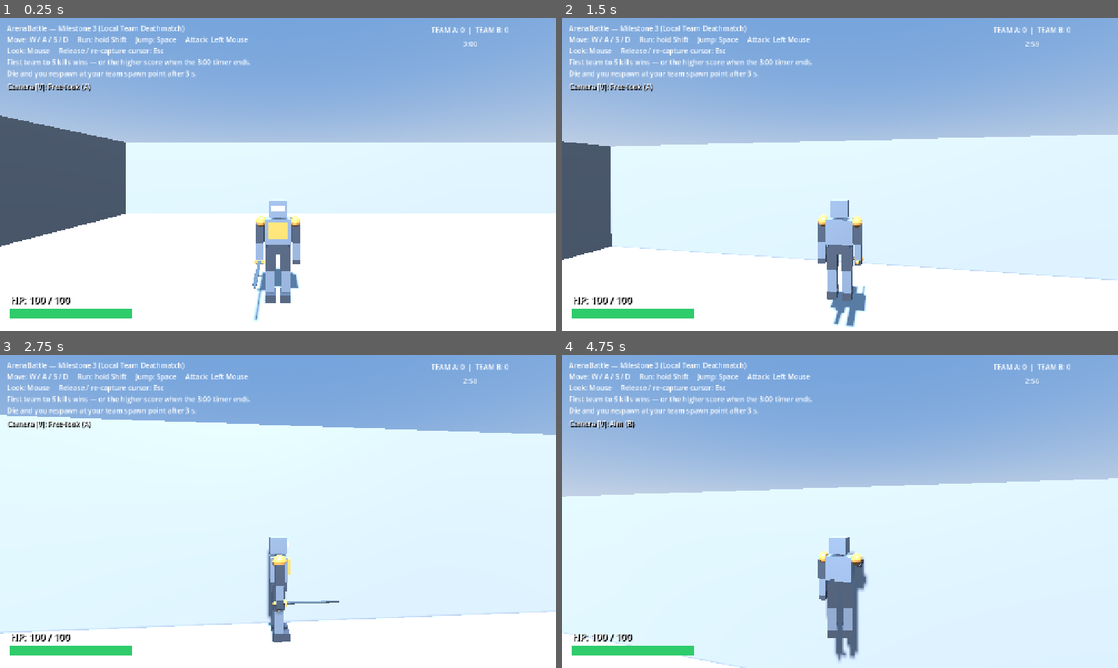
Above: before the commit, frames 1-4 (two rows, left to right).
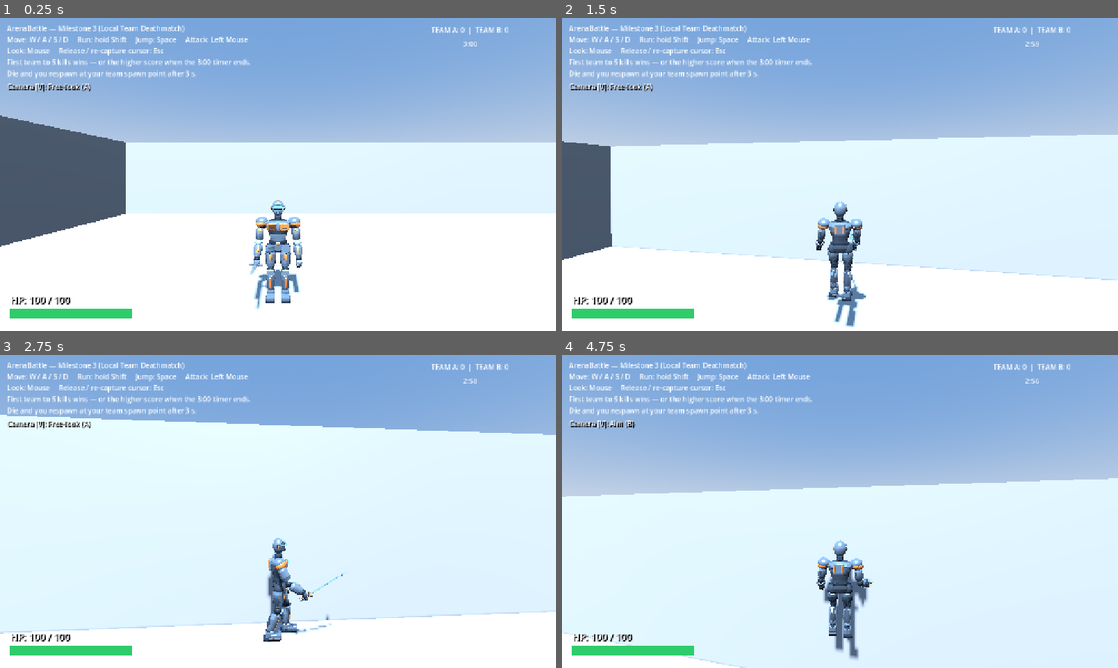
Above: after the commit, the same moments.

Repository: ameeridzuan/arena-battle
Game: Godot game, scene res://scenes/main/Main.tscn
Same seed, same stepped clock (60 frames per second), same inputs: the game is played once before the commit and once after it.
Inputs (mouse positions are in pixels of both pictures, inside the frame that each line leads up to):
- Up to frame 1 (0.25 s): no input
- Up to frame 2 (1.5 s): tap Enter at 0.5 s; move the mouse to (867, 174) at 0.52 s; hold Shift (run) 0.53-1.28 s; hold W (move_forward) from 0.53 s (still down); click (867, 174) at 0.6 s; tap Space (jump) at 0.77 s; move the mouse to (812, 174) at 1.27 s; tap Shift (run) at 1.35 s
- Up to frame 3 (2.75 s): keep holding W (move_forward); tap Space (jump) at 1.52 s; click (250, 511) at 1.55 s; move the mouse to (289, 505) at 2.02 s; hold Shift (run) from 2.03 s (still down); click (289, 505) at 2.1 s
- Up to frame 4 (4.75 s): keep holding W (move_forward); move the mouse to (834, 517) at 2.77 s; release Shift (run) at 2.78 s; tap Shift (run) at 2.85 s; tap Space (jump) at 3.02, 3.77, 4.52 s; click (834, 517) at 3.05 s; move the mouse to (878, 514) at 3.52 s; hold Shift (run) 3.53-4.28 s; tap V (toggle_camera_lock) at 3.6 s; move the mouse to (795, 508) at 4.27 s; click (795, 508) at 4.35 s

The runs differ from the first frame. In frame 1, 1.9% of the frame differs, in the area x 44-55%, y 58-97%; in frame 2, 1.8%; in frame 3, 1.5%; in frame 4, 1.9%.

Commit message:
M7: dual character models (Arclight host / Ashen Warden remote) + animation
- Add arclight.glb / ashen_warden.glb (9 canonical anims each, unit scale, origin-at-feet)

- character_model.gd: runtime GLB swap under the stable Mesh anchor (preserves node-path contract)

- character_animation.gd: velocity-driven locomotion + cycling attack clips (works for replicas)

- network_session.gd: host=Arclight / remote=Warden; team identity via overhead marker orb

- player_feedback.gd: drop direct anim play, keep swipe VFX + damage flash

- Player.tscn wiring; PlayerModelPreview->Arclight; new WardenModelPreview; tools/export_characters.py repro

- model_import_smoke_test validates both GLBs; all headless suites green (incl. 2p/8p MP)

Diff:
--- a/scenes/characters/Player.tscn
+++ b/scenes/characters/Player.tscn
@@ -7,7 +7,8 @@
 [ext_resource type="Script" path="res://scripts/combat/combatant.gd" id="5_cb"]
 
 [ext_resource type="Script" path="res://scripts/player/player_feedback.gd" id="6_feedback"]
-[ext_resource type="PackedScene" uid="uid://bpvtr2m0a4iff" path="res://assets/models/player.glb" id="7_model"]
+[ext_resource type="Script" path="res://scripts/player/character_model.gd" id="8_cmodel"]
+[ext_resource type="Script" path="res://scripts/player/character_animation.gd" id="9_canim"]
 
 [sub_resource type="CapsuleShape3D" id="body_shape"]
 radius = 0.5
@@ -25,9 +26,8 @@
 shape = SubResource("body_shape")
 
 [node name="Mesh" type="MeshInstance3D" parent="."]
-
-[node name="Model" parent="Mesh" instance=ExtResource("7_model")]
-transform = Transform3D(1, 0, 0, 0, 1, 0, 0, 0, 1, 0, -1, 0)
+script = ExtResource("8_cmodel")
+character = 0
 
 [node name="CameraPivot" type="Node3D" parent="."]
 script = ExtResource("2_cr")
@@ -63,3 +63,6 @@
 
 [node name="PlayerFeedback" type="Node3D" parent="."]
 script = ExtResource("6_feedback")
+
+[node name="CharacterAnimation" type="Node" parent="."]
+script = ExtResource("9_canim")
--- a/scenes/characters/PlayerModelPreview.tscn
+++ b/scenes/characters/PlayerModelPreview.tscn
@@ -1,9 +1,9 @@
 [gd_scene load_steps=3 format=3]
 
 [ext_resource type="Script" path="res://scripts/characters/player_model_preview.gd" id="1_script"]
-[ext_resource type="PackedScene" uid="uid://bpvtr2m0a4iff" path="res://assets/models/player.glb" id="2_model"]
+[ext_resource type="PackedScene" uid="uid://5uteb3awcjrq" path="res://assets/models/arclight.glb" id="2_model"]
 
 [node name="PlayerModelPreview" type="Node3D"]
 script = ExtResource("1_script")
 
-[node name="Player" parent="." instance=ExtResource("2_model")]
+[node name="Arclight" parent="." instance=ExtResource("2_model")]
--- /dev/null
+++ b/scenes/characters/WardenModelPreview.tscn
@@ -0,0 +1,9 @@
+[gd_scene load_steps=3 format=3]
+
+[ext_resource type="Script" path="res://scripts/characters/player_model_preview.gd" id="1_script"]
+[ext_resource type="PackedScene" uid="uid://bjouoksbyqluy" path="res://assets/models/ashen_warden.glb" id="2_model"]
+
+[node name="WardenModelPreview" type="Node3D"]
+script = ExtResource("1_script")
+
+[node name="AshenWarden" parent="." instance=ExtResource("2_model")]
--- a/scripts/characters/player_model_preview.gd
+++ b/scripts/characters/player_model_preview.gd
@@ -4,7 +4,7 @@
 ## adds a temporary camera + sun so the owner can eyeball it.
 ## Presentation-only: no gameplay logic lives here.
 
-const ANIM_NAME := "Attack"
+const ANIM_NAME := "Idle"
 const CAM_POS := Vector3(2.2, 1.6, -2.6)
 const CAM_TARGET := Vector3(0, 1.0, 0)
 
--- a/scripts/multiplayer/network_session.gd
+++ b/scripts/multiplayer/network_session.gd
@@ -11,6 +11,8 @@
 const LOOPBACK := "127.0.0.1"
 const MAX_PLAYERS := 8
 const TEAM_SIZE := 4
+## Team identity colours (used for the overhead marker; the authored model materials are kept).
+const TEAM_COLORS := [Color(0.2, 0.55, 1.0), Color(1.0, 0.55, 0.15)]
 const MAX_SEQUENCE_ADVANCE := 1024
 
 @export var port: int = 24560
@@ -199,12 +201,13 @@
 	var camera: Node3D = body.get_node("CameraPivot")
 	camera.local_input_enabled = not server_mode and id == _local_peer_id
 	body.get_node("CameraPivot/CameraTilt/Camera3D").current = camera.local_input_enabled
-	var team_material := StandardMaterial3D.new()
-	team_material.albedo_color = Color(0.2, 0.55, 1.0) if team == 0 else Color(1.0, 0.55, 0.15)
-	body.get_node("Mesh").material_override = team_material
-	# M6: tint the authored skinned model under Mesh as well as the anchor node.
-	for sm in body.get_node("Mesh").find_children("*", "MeshInstance3D", true, false):
-		(sm as MeshInstance3D).material_override = team_material
+	# M7 art pass: the locally-controlled body is Arclight (player 1), every remote body is
+	# Ashen Warden (player 2) — the host-vs-remote mapping. Authored materials are shown
+	# unmodified, so team identity is carried by a small overhead marker rather than a
+	# full-body colour override that would hide the model.
+	var mesh: Node = body.get_node("Mesh")
+	mesh.character = 0 if id == _local_peer_id else 1
+	_add_team_marker(mesh, team)
 	if server_mode:
 		body.get_node("Combatant").team_id = team
 		body.get_node("Combatant").spawn_index = slot
@@ -223,6 +226,24 @@
 		if id == _local_peer_id:
 			hud.bind_health(body.get_node("Health"))
 	return body
+
+## Small unshaded overhead orb in the team colour. Parented under `Mesh` so it follows the body,
+## rotates harmlessly (a sphere), is hidden with the model on death, and picks up the damage
+## flash like the rest of the skinned meshes.
+func _add_team_marker(mesh: Node, team: int) -> void:
+	var marker := MeshInstance3D.new()
+	marker.name = "TeamMarker"
+	var sphere := SphereMesh.new()
+	sphere.radius = 0.12
+	sphere.height = 0.24
+	marker.mesh = sphere
+	var mat := StandardMaterial3D.new()
+	mat.shading_mode = BaseMaterial3D.SHADING_MODE_UNSHADED
+	mat.albedo_color = TEAM_COLORS[team] if team >= 0 and team < TEAM_COLORS.size() else Color.WHITE
+	marker.material_override = mat
+	marker.cast_shadow = GeometryInstance3D.SHADOW_CASTING_SETTING_OFF
+	marker.position = Vector3(0.0, 1.15, 0.0)
+	mesh.add_child(marker)
 
 func send_controls(movement: Vector2, yaw: float, running: bool, jump: bool, attack: bool) -> void:
 	if server_mode or not connected:
--- /dev/null
+++ b/scripts/player/character_animation.gd
@@ -0,0 +1,130 @@
+extends Node
+## Character animation driver (M7 art pass).
+##
+## Presentation only: reads the owning body's motion state and plays the authored animations on
+## the character model's AnimationPlayer (found under the `Mesh` anchor). It never mutates
+## gameplay state, damage, or timing.
+##
+## Both character GLBs expose an identical, canonical animation set (Idle / Walk / Run / Jump /
+## Attack_Slash / Attack_Backhand / Attack_Overhead / Attack_Thrust), so this single controller
+## drives Arclight and Ashen Warden alike.
+##
+## Motion is derived from `velocity` (not raw input), so it is correct for the locally simulated
+## body AND for networked replicas whose transforms are written from snapshots. Grounded state
+## uses `is_on_floor()` for a simulated body; for an externally-controlled replica (physics
+## disabled on clients) it falls back to a vertical-velocity heuristic.
+
+## Horizontal speed (m/s) at or above which Run plays instead of Walk.
+@export var run_speed_threshold: float = 8.0
+## Horizontal speed (m/s) below which Idle plays instead of Walk.
+@export var walk_speed_threshold: float = 0.5
+## For externally-controlled replicas: |velocity.y| above this counts as airborne (Jump).
+@export var airborne_velocity_threshold: float = 0.6
+## One-shot attack clips, cycled in order on each accepted swing.
+@export var attack_animations: Array[String] = [
+	"Attack_Slash", "Attack_Backhand", "Attack_Overhead", "Attack_Thrust",
+]
+
+const LOOPED := ["Idle", "Walk", "Run"]
+const AIRBORNE := "Jump"
+
+var _body: CharacterBody3D
+var _mesh: Node
+var _anim: AnimationPlayer
+var _attack_index: int = 0
+var _attack_playing: bool = false
+
+
+func _ready() -> void:
+	_body = get_parent() as CharacterBody3D
+	_mesh = _body.get_node_or_null("Mesh") if _body != null else null
+	var hitbox := _body.get_node_or_null("AttackHitbox") if _body != null else null
+	if hitbox != null and hitbox.has_signal("attack_started"):
+		hitbox.attack_started.connect(_on_attack_started)
+	_locate_animation_player()
+
+
+## The model is instantiated at runtime by character_model.gd, so the AnimationPlayer may not
+## exist yet on the first pass; re-scan until it is found.
+func _locate_animation_player() -> void:
+	if _mesh == null:
+		return
+	var players := _mesh.find_children("*", "AnimationPlayer", true, false)
+	if players.is_empty():
+		return
+	_anim = players[0] as AnimationPlayer
+	_anim.animation_finished.connect(_on_animation_finished)
+	_configure_loop_modes()
+
+
+func _configure_loop_modes() -> void:
+	for clip in LOOPED:
+		if _anim.has_animation(clip):
+			_anim.get_animation(clip).loop_mode = Animation.LOOP_LINEAR
+	for clip in [AIRBORNE] + attack_animations:
+		if _anim.has_animation(clip):
+			_anim.get_animation(clip).loop_mode = Animation.LOOP_NONE
+
+
+func _physics_process(_delta: float) -> void:
+	if _anim == null:
+		_locate_animation_player()
+		if _anim == null:
+			return
+	if _attack_playing:
+		return
+	if not _is_grounded():
+		_play(AIRBORNE)
+		return
+	var horizontal := Vector2(_body.velocity.x, _body.velocity.z).length()
+	if horizontal >= run_speed_threshold:
+		_play("Run")
+	elif horizontal >= walk_speed_threshold:
+		_play("Walk")
+	else:
+		_play("Idle")
+
+
+func _is_grounded() -> bool:
+	if _body == null:
+		return true
+	# Externally-controlled replicas have physics disabled on clients, so is_on_floor() is stale;
+	# infer airborne state from the snapshot's vertical velocity instead.
+	if _body.external_control:
+		return absf(_body.velocity.y) < airborne_velocity_threshold
+	return _body.is_on_floor()
+
+
+func _on_attack_started(_forward: Vector3) -> void:
+	if _anim == null:
+		_locate_animation_player()
+	if _anim == null or attack_animations.is_empty():
+		return
+	var clip := _next_attack_clip()
+	if clip == "":
+		return
+	_attack_playing = true
+	_anim.play(clip)
+
+
+func _next_attack_clip() -> String:
+	# Cycle through available attack clips so repeated swings vary; skip any the model lacks.
+	for _i in range(attack_animations.size()):
+		var clip := attack_animations[_attack_index % attack_animations.size()]
+		_attack_index += 1
+		if _anim.has_animation(clip):
+			return clip
+	return ""
+
+
+func _on_animation_finished(clip: StringName) -> void:
+	if attack_animations.has(String(clip)):
+		_attack_playing = false
+
+
+func _play(clip: String) -> void:
+	if not _anim.has_animation(clip):
+		return
+	if _anim.current_animation == clip and _anim.is_playing():
+		return
+	_anim.play(clip)
--- /dev/null
+++ b/scripts/player/character_model.gd
@@ -0,0 +1,51 @@
+extends MeshInstance3D
+## Character model swapper (M7 art pass).
+##
+## Gameplay hard-references the `Mesh` node path (see docs/ART_IMPORT_CONVENTIONS.md and the
+## M3/M4/M5 contracts), so this script keeps `Mesh` as a stable MeshInstance3D anchor and
+## instantiates the authored character GLB as a child named `Model` at runtime. Swapping the
+## `character` export selects Arclight (player 1) or Ashen Warden (player 2) without touching
+## any node-path contract.
+##
+## Both GLBs are exported origin-at-feet, so the model is dropped by 1 m to sit at the base of
+## the 2 m-tall body capsule (identical to the previous placeholder offset).
+
+enum Character { ARCLIGHT, WARDEN }
+
+const ARCLIGHT_SCENE := preload("res://assets/models/arclight.glb")
+const WARDEN_SCENE := preload("res://assets/models/ashen_warden.glb")
+const SCENES := {
+	Character.ARCLIGHT: ARCLIGHT_SCENE,
+	Character.WARDEN: WARDEN_SCENE,
+}
+## Origin-at-feet models sit at the capsule base (capsule spans y = -1 .. +1 about the body).
+const MODEL_OFFSET := Vector3(0.0, -1.0, 0.0)
+
+@export var character: Character = Character.ARCLIGHT
+
+var _model: Node3D
+
+
+func _ready() -> void:
+	_instantiate()
+
+
+## Runtime selection (used by the network session before the body enters the tree).
+func set_character(value: int) -> void:
+	character = value as Character
+	if is_inside_tree():
+		_instantiate()
+
+
+func _instantiate() -> void:
+	if _model != null and is_instance_valid(_model):
+		_model.queue_free()
+		_model = null
+	var packed: PackedScene = SCENES.get(character)
+	if packed == null:
+		push_warning("character_model: no scene mapped for character %d" % character)
+		return
+	_model = packed.instantiate() as Node3D
+	_model.name = "Model"
+	_model.transform = Transform3D(Basis.IDENTITY, MODEL_OFFSET)
+	add_child(_model)
--- a/scripts/player/player_feedback.gd
+++ b/scripts/player/player_feedback.gd
@@ -21,7 +21,6 @@
 # M6: the authored skinned model lives under Mesh; mirror presentation onto it.
 var _skin_meshes: Array[MeshInstance3D] = []
 var _skin_saved: Array[Material] = []
-var _anim: AnimationPlayer
 
 func _ready() -> void:
 	var body := get_parent()
@@ -30,8 +29,6 @@
 	_original_material = _mesh.material_override
 	for sm in _mesh.find_children("*", "MeshInstance3D", true, false):
 		_skin_meshes.append(sm as MeshInstance3D)
-	var anims := _mesh.find_children("*", "AnimationPlayer", true, false)
-	_anim = (anims[0] as AnimationPlayer) if anims.size() > 0 else null
 	_hurt_material = StandardMaterial3D.new()
 	_hurt_material.albedo_color = hurt_color
 	_previous_health = _health.get_health()
@@ -68,8 +65,6 @@
 	_swipe_remaining = maxf(swipe_duration, 0.01)
 	_swipe_material.albedo_color = swipe_color
 	_swipe.visible = true
-	if _anim != null and _anim.has_animation("Attack"):
-		_anim.play("Attack")
 
 func _apply_override(mat: Material) -> void:
 	# Snapshot current overrides so a team tint applied after _ready survives the flash.
--- a/tests/integration/model_import_smoke_test.gd
+++ b/tests/integration/model_import_smoke_test.gd
@@ -1,20 +1,26 @@
 extends SceneTree
-## Headless integration smoke test for Milestone 6 (Art & Character Pipeline).
+## Headless integration smoke test for the M7 character art pass.
 ##
-## Verifies the M6 acceptance criteria that CAN be checked without a human/display:
-##   1. The exported character GLB loads and instantiates.
+## Validates BOTH authored character GLBs — Arclight (player 1) and Ashen Warden (player 2):
+##   1. Each exported GLB loads and instantiates.
 ##   2. It carries a Skeleton3D with the expected bone count.
-##   3. It carries the expected skinned meshes and materials.
-##   4. It carries the "Attack" animation and playing it actually drives the skeleton.
+##   3. It carries skinned meshes and materials.
+##   4. It exposes the canonical animation set, and playing an attack clip drives the skeleton.
 ##   5. It imports at unit scale (no unintended scaling from the Blender->Godot hand-off).
 ##
 ## Run from the project root with the Godot console binary:
 ##   godot --headless --path . --script res://tests/integration/model_import_smoke_test.gd
 ## Exit code 0 = all checks passed, 1 = at least one failed.
 
-const MODEL_SCENE := "res://assets/models/player.glb"
-const EXPECTED_BONES := 20
-const EXPECTED_ANIM := "Attack"
+const MODELS := [
+	{"name": "arclight", "scene": "res://assets/models/arclight.glb", "bones": 20},
+	{"name": "ashen_warden", "scene": "res://assets/models/ashen_warden.glb", "bones": 26},
+]
+## Canonical clips both models must expose (shared by scripts/player/character_animation.gd).
+const REQUIRED_ANIMS := ["Idle", "Walk", "Run", "Jump", "Attack_Slash"]
+## Clip + bone used to prove the animation actually drives the skeleton.
+const DRIVE_ANIM := "Attack_Slash"
+const DRIVE_BONE := "hand.R"
 
 
 func _init() -> void:
@@ -22,16 +28,24 @@
 
 
 func _run() -> void:
+	var all_pass := true
+	for spec in MODELS:
+		print("--- MODEL ", spec.name, " ---")
+		var ok: bool = await _validate_model(spec)
+		all_pass = all_pass and ok
+	print("ALL_TESTS_PASS=", all_pass)
+	quit(0 if all_pass else 1)
+
+
+func _validate_model(spec: Dictionary) -> bool:
 	var results: Array[bool] = []
 
-	var packed: PackedScene = load(MODEL_SCENE)
+	var packed: PackedScene = load(spec.scene)
 	var model_ok := packed != null
 	print("CHECK model_loads = ", model_ok)
 	results.append(model_ok)
 	if not model_ok:
-		print("ALL_TESTS_PASS=false")
-		quit(1)
-		return
+		return false
 
 	var model: Node3D = packed.instantiate() as Node3D
 	root.add_child(model)
@@ -40,18 +54,14 @@
 
 	# --- Skeleton -----------------------------------------------------------
 	var skeletons := model.find_children("*", "Skeleton3D", true, false)
-	var skeleton: Skeleton3D = null
-	if skeletons.size() > 0:
-		skeleton = skeletons[0] as Skeleton3D
+	var skeleton: Skeleton3D = skeletons[0] if skeletons.size() > 0 else null
 	var skeleton_ok := skeleton != null
-	var bone_count: int = 0
-	if skeleton_ok:
-		bone_count = skeleton.get_bone_count()
+	var bone_count: int = skeleton.get_bone_count() if skeleton_ok else 0
 	print("skeleton=", skeleton.name if skeleton_ok else "NONE", " bones=", bone_count)
 	print("CHECK skeleton_present = ", skeleton_ok)
 	results.append(skeleton_ok)
-	print("CHECK bone_count_", EXPECTED_BONES, " = ", bone_count == EXPECTED_BONES)
-	results.append(bone_count == EXPECTED_BONES)
+	print("CHECK bone_count_", spec.bones, " = ", bone_count == spec.bones)
+	results.append(bone_count == spec.bones)
 
 	# --- Meshes + materials -------------------------------------------------
 	var meshes := model.find_children("*", "MeshInstance3D", true, false)
@@ -80,23 +90,24 @@
 	print("CHECK unit_scale = ", scale_ok)
 	results.append(scale_ok)
 
-	# --- Animation ----------------------------------------------------------
+	# --- Animations ---------------------------------------------------------
 	var players := model.find_children("*", "AnimationPlayer", true, false)
 	var anim_player: AnimationPlayer = players[0] if players.size() > 0 else null
-	var has_anim := anim_player != null and anim_player.has_animation(EXPECTED_ANIM)
 	print("animation_player=", anim_player.name if anim_player else "NONE",
 		" libs=", (anim_player.get_animation_list() if anim_player else []))
-	print("CHECK animation_present = ", has_anim)
-	results.append(has_anim)
+	for clip in REQUIRED_ANIMS:
+		var has_clip := anim_player != null and anim_player.has_animation(clip)
+		print("CHECK anim_", clip, " = ", has_clip)
+		results.append(has_clip)
 
 	var drives := false
-	if skeleton_ok and has_anim:
-		var hand_idx := skeleton.find_bone("hand.R")
+	if skeleton_ok and anim_player != null and anim_player.has_animation(DRIVE_ANIM):
+		var hand_idx := skeleton.find_bone(DRIVE_BONE)
 		if hand_idx >= 0:
 			var before := skeleton.get_bone_global_pose(hand_idx)
-			anim_player.play(EXPECTED_ANIM)
-			# Attack is ~0.87 s; step well into the swing.
-			for i in range(30):
+			anim_player.play(DRIVE_ANIM)
+			# Step well into the swing so a real pose change is observable.
+			for _i in range(30):
 				await physics_frame
 			var after := skeleton.get_bone_global_pose(hand_idx)
 			var delta := (after.origin - before.origin).length()
@@ -105,10 +116,9 @@
 	print("CHECK animation_drives_skeleton = ", drives)
 	results.append(drives)
 
-	# --- Summary ------------------------------------------------------------
-	var all_pass := true
+	model.queue_free()
+
 	for r in results:
 		if not r:
-			all_pass = false
-	print("ALL_TESTS_PASS=", all_pass)
-	quit(0 if all_pass else 1)
+			return false
+	return true
Binary file added: assets/models/arclight.glb
Not shown, added: assets/models/arclight.glb.import
Binary file added: assets/models/ashen_warden.glb
Not shown, added: assets/models/ashen_warden.glb.import
Not shown: 1 places in scenes/characters/Player.tscn that only renumber resources
Not shown, added: scripts/player/character_animation.gd.uid
Not shown, added: scripts/player/character_model.gd.uid
Not shown, added: tools/export_characters.py
